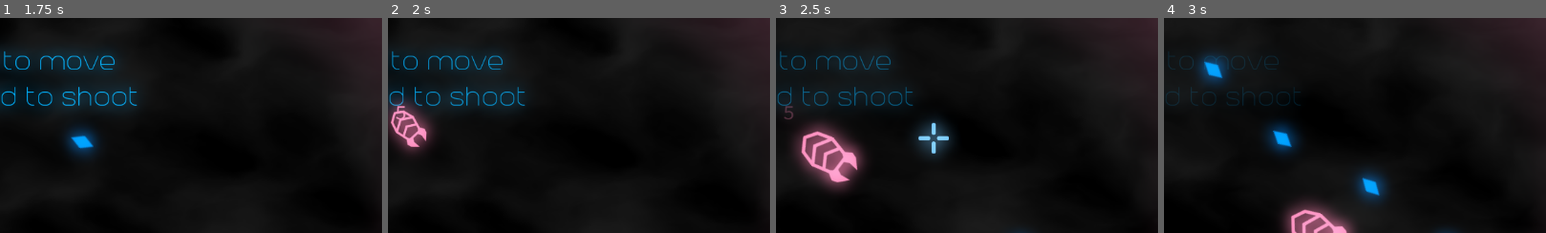
Above: before the commit, frames 1-4 (left to right).
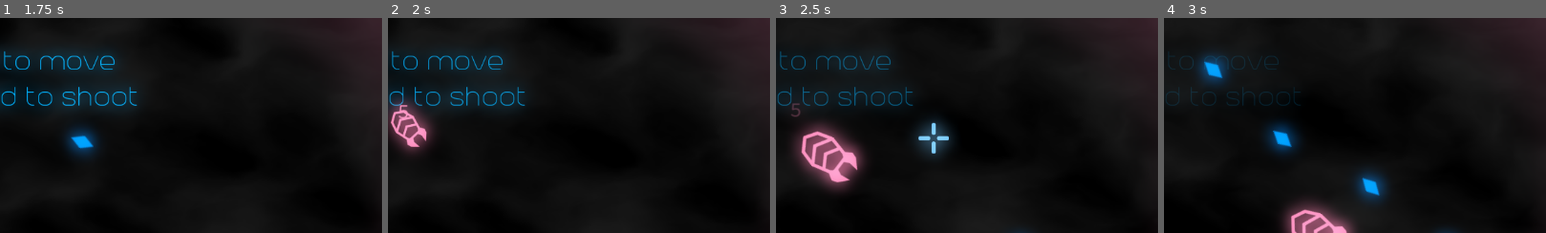
Above: after the commit, the same moments.

Repository: ArandomPsi/campfirejamthingy
Game: Godot game, scene res://scenes/testmap.tscn
Two runs of this game, one before a commit and one after it. Both use one fixed random seed, a clock stepped at 60 frames per second and the inputs below. This scene is started directly instead of the project's main scene.
Inputs (mouse positions are % of the whole screen's width and height, from its top left):
- Up to frame 1 (1.75 s): move the mouse to (72, 45) at 0.52 s; press the mouse at (72, 45) at 0.53 s; hold D (right) 0.53-1.28 s; move the mouse to (30, 55) at 1.27 s; release the mouse at (30, 55) at 1.28 s; hold S (down) from 1.28 s (still down); click (30, 55) at 1.35 s
- Up to frame 2 (2 s): keep holding S (down)
- Up to frame 3 (2.5 s): move the mouse to (60, 28) at 2.02 s; release S (down) at 2.03 s; press the mouse at (60, 28) at 2.03 s; hold D (right) from 2.03 s (still down)
- Up to frame 4 (3 s): move the mouse to (45, 70) at 2.77 s; release D (right) at 2.78 s; release the mouse at (45, 70) at 2.78 s; hold W (up) from 2.78 s (still down); click (45, 70) at 2.85 s
The pictures show only the part of the screen within x 39-89%, y 0-50%; the shares and areas given below are measured in that part.

Frame 1 is identical in both runs. In frame 2, 0.1% of the frame differs, in the area x 2-6%, y 40-48%; in frame 3, 0.1%, in the area x 2-7%, y 39-48%; in frame 4, nothing differs.

Commit message:
hehe
-balanced laser
-damage number vel
-lots of tweaks

Diff:
--- a/global.gd
+++ b/global.gd
@@ -11,11 +11,11 @@
 var totalrooms : int = 50
 var autosave_time : float = 5.0
 var save_timer : float = autosave_time
-var lifesteal : bool = true
+var lifesteal : bool = false
 var ability : bool = false
 
 func _ready():
-	pass
+	safeload()
 
 func _process(delta):
 	if trueroom - 2 > bestroom:
--- a/scenes/player.tscn
+++ b/scenes/player.tscn
@@ -432,14 +432,9 @@
 rotation = 0.137881
 theme_override_colors/font_color = Color(0, 0, 0, 1)
 theme_override_fonts/font = ExtResource("5_c645l")
-theme_override_font_sizes/font_size = 30
+theme_override_font_sizes/font_size = 50
 theme_override_styles/normal = SubResource("StyleBoxFlat_1cxgb")
-text = "Tips:
- - Get 2 to 5 Amount upgrades
- for an extra bullet
- - Iframes is when you become
- invincible for a little bit after getting hit
- "
+autowrap_mode = 3
 
 [node name="Sprite2D" type="Sprite2D" parent="hud/table"]
 material = SubResource("ShaderMaterial_nlrtj")
--- a/scripts/bullet.gd
+++ b/scripts/bullet.gd
@@ -38,7 +38,10 @@
 
 func _on_area_2d_body_entered(body):
 	if body.has_method("damage"):
-		body.damage(damage)
+		if flame and body.has_method("burn") and global.ability:
+			body.burn(damage)
+		else:
+			body.damage(damage)
 		target_hit.emit(damage)
 		if not body.has_method("shoot"):
 			createdamagenumber(damage,body)
--- a/scripts/player.gd
+++ b/scripts/player.gd
@@ -6,9 +6,10 @@
 var shotcooldown : float = 0
 
 var shottype : int = 5
-var shotcooldowns : Array = [15,50,5,50,0,5]
-var shotamounts : Array = [4, 9.6, 12, 1.2, 0.2, 12]
-var stats : Array[float] = [1,1,1,1,1,1,1]
+var shotcooldowns : Array = [15,50,5,50,0,10]
+var shotamounts : Array = [4, 9.6, 12, 1.2, 0.2, 18]
+var lschance : float = 0.1
+var stats : Array[float] = [1,1,1,1,1,1,1,1]
 var specialshotcharge : float = 0
 var prev_def_stat : float = 1
 var prev_inv_stat : float = 1
@@ -17,7 +18,6 @@
 var base_hp : float = 5
 var hp : float = base_hp
 var maxhp : float = base_hp
-var lifesteal_buffer : float = 0
 
 var iframes : int = 60
 var maxiframes : int = 50
@@ -27,13 +27,15 @@
 var shot_scale : int = 3
 var shot_req : int = 15
 var saw_dmg : int = 1
-var saw_spd : float = 0.5
+var saw_spd : float = 1.0
 var saw_timer : float = 0.0
 var cur_targs : Array = []
 
 var t : float
 
 var roomalpha : float = 0
+
+var lores : Array = ["Gotta get these bugs out of the system", "At least I can upgrade my antivirus", "I just wanna use my CRT"]
 
 func _ready():
 	global.trueroom = 0
@@ -73,7 +75,10 @@
 		maxhp = base_hp + stats[1]
 		prev_def_stat = stats[1]
 
-
+	if stats[6] > 1:
+		global.lifesteal = true
+
+	lschance = stats[6] / 10
 	maxiframes = 50 + stats[5] * 20
 
 
@@ -87,12 +92,12 @@
 	match shottype:
 		4:
 			if Input.is_action_pressed("shoot") and iframes < 1:
-				specialshotcharge += 1 + (specialshotcharge * delta * 0.01 * stats[2])
+				specialshotcharge += 0.1 + (specialshotcharge * delta * 1.25 * stats[2])
 				$arrow/charge.emitting = true
-				if stats[6] > 1:
-					$arrow/deltashot.modulate.a = specialshotcharge / 20
-					$arrow/deltashot.rotation_degrees += specialshotcharge / 1.5
-					saw_spd -= specialshotcharge / 20
+				if stats[7] > 1:
+					$arrow/deltashot.modulate.a = min(specialshotcharge / 20, 1)
+					$arrow/deltashot.rotation_degrees += min(specialshotcharge, 359) / 1.5
+					saw_spd -= 0.01
 					saw_spd = clamp(saw_spd, 0.01, 0.5)
 					$arrow/deltashot/hitbox/dscoll.disabled = false
 			if Input.is_action_just_released("shoot"):
@@ -156,7 +161,7 @@
 
 func _on_hit(dmg):
 	if global.lifesteal:
-		if randf() <= 0.1 / (shotamounts[global.playerweapon] / 5):
+		if randf() <= lschance / (shotamounts[global.playerweapon] / 5):
 			hp = min(hp + (dmg / (dmg * 1.7)), maxhp)
 
 func shoot():
@@ -179,7 +184,7 @@
 				b.position = $arrow.global_position + $arrow.transform.x * $arrow.offset.x
 				b.look_at(get_global_mouse_position())
 				b.maxdistance = randi_range(30,40)
-				b.damage = 1 + stats[0] * 2
+				b.damage = 1 + int(stats[0] - 1)
 				b.accuracy = 20
 				b.speed *= randf_range(0.9,0.6) * 2
 				b.target_hit.connect(_on_hit)
@@ -191,7 +196,7 @@
 				b.position = $arrow.global_position + $arrow.transform.x * $arrow.offset.x
 				b.maxdistance = 80
 				b.accuracy = 10
-				b.damage = 1 + stats[0] * 2
+				b.damage = 1 + int(stats[0] - 1)
 				b.look_at(get_global_mouse_position())
 				b.target_hit.connect(_on_hit)
 				get_tree().root.add_child(b)
@@ -208,13 +213,13 @@
 				b.target_hit.connect(_on_hit)
 				get_tree().root.add_child(b)
 		4:
-			for i in range(int(1 * (stats[4] * 2))):
+			for i in range(int(1 * (stats[4]))):
 				global.shake += specialshotcharge
 				global.shake = clamp(global.shake, 0, 35)
 				var b = preload("res://scenes/bullets/lasershot.tscn").instantiate()
 				b.position = $arrow.global_position + $arrow.transform.x * $arrow.offset.x
 				b.rotation_degrees += randi_range(-5,5)
-				b.damage = specialshotcharge + stats[0] * 4
+				b.damage = min(specialshotcharge, 1000) + stats[0] * 4
 				b.look_at(get_global_mouse_position())
 				b.target_hit.connect(_on_hit)
 				get_tree().root.add_child(b)
@@ -225,7 +230,7 @@
 				var b = preload("res://scenes/bullets/bullet.tscn").instantiate()
 				b.flame = true
 				b.position = $arrow.global_position + $arrow.transform.x * $arrow.offset.x
-				b.maxdistance = 40
+				b.maxdistance = 20
 				b.speed *= 1.5
 				b.accuracy = 1
 				b.damage = 2 + stats[0] * 0.5
@@ -279,6 +284,10 @@
 	transitionin()
 
 func showupgrades():
+	if randf() <= 0.25:
+		$hud/table/ColorRect/Label2.text = lores[randi_range(0, lores.size() - 1)]
+	else:
+		$hud/table/ColorRect/Label2.text = ""
 	$hud/hudtransition.visible = true
 	transitionout()
 
--- a/scripts/upgrade.gd
+++ b/scripts/upgrade.gd
@@ -17,10 +17,12 @@
 
 func chooseupgrade():
 	scale = Vector2.ZERO
-	if randf() < 0.05:
+	if randf() < 0.01:
 		upgrade = randi_range(6, 7)
-		if upgrade == 7:
+		if upgrade == 7 and not global.ability:
 			upgrades[7] = ability_names[global.playerweapon]
+		else:
+			upgrade = 6
 	else:
 		upgrade = randi_range(0,5)
 	text = upgrades[upgrade]
--- a/scripts/vfx/damagelabel.gd
+++ b/scripts/vfx/damagelabel.gd
@@ -1,5 +1,7 @@
 extends Node2D
 var damage : int = 1
+var init_vel : float = 75.0
+var dir : Vector2 = Vector2(randf_range(-randf(), randf()),randf_range(-randf(), randf()))
 
 func _ready():
 	if damage < 1:
@@ -13,3 +15,7 @@
 	tween.tween_property($bypass/Label,"modulate",Color(1,1,1,0),0.5).set_delay(0.3)
 	await tween.finished
 	queue_free()
+
+func _physics_process(delta: float) -> void:
+	position += dir * init_vel * delta
+	init_vel *= 0.97
Not shown, added: assets/Viruses Terminated.wav.import
Not shown: 1 places in scenes/bugs/spooder.tscn that only renumber resources
Not shown: 1 places in scenes/compilingscreen.tscn that only renumber resources
Not shown: 1 places in scenes/player.tscn that only renumber resources
Not shown, added: assets/Viruses Terminated.wav
